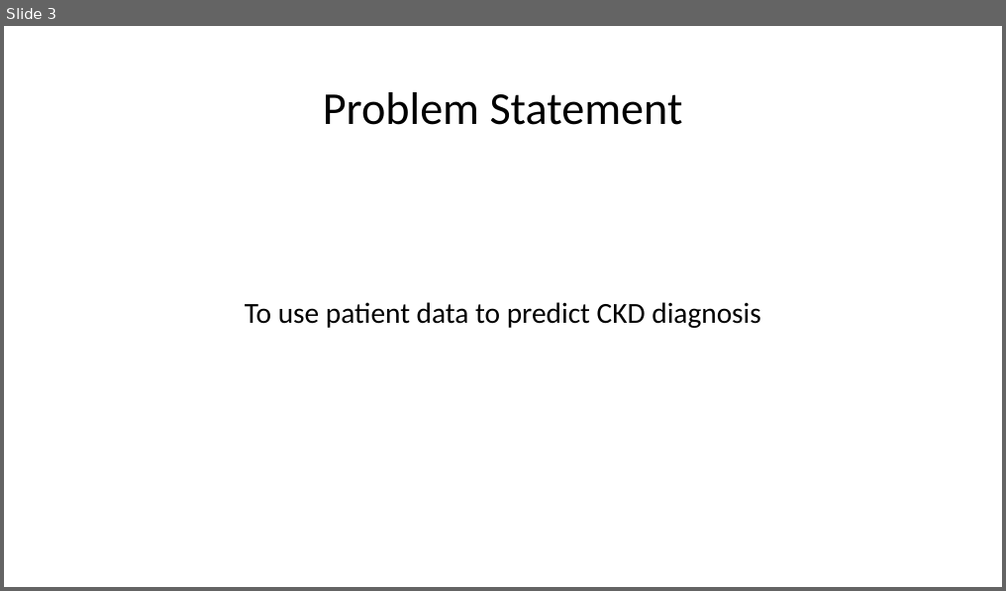
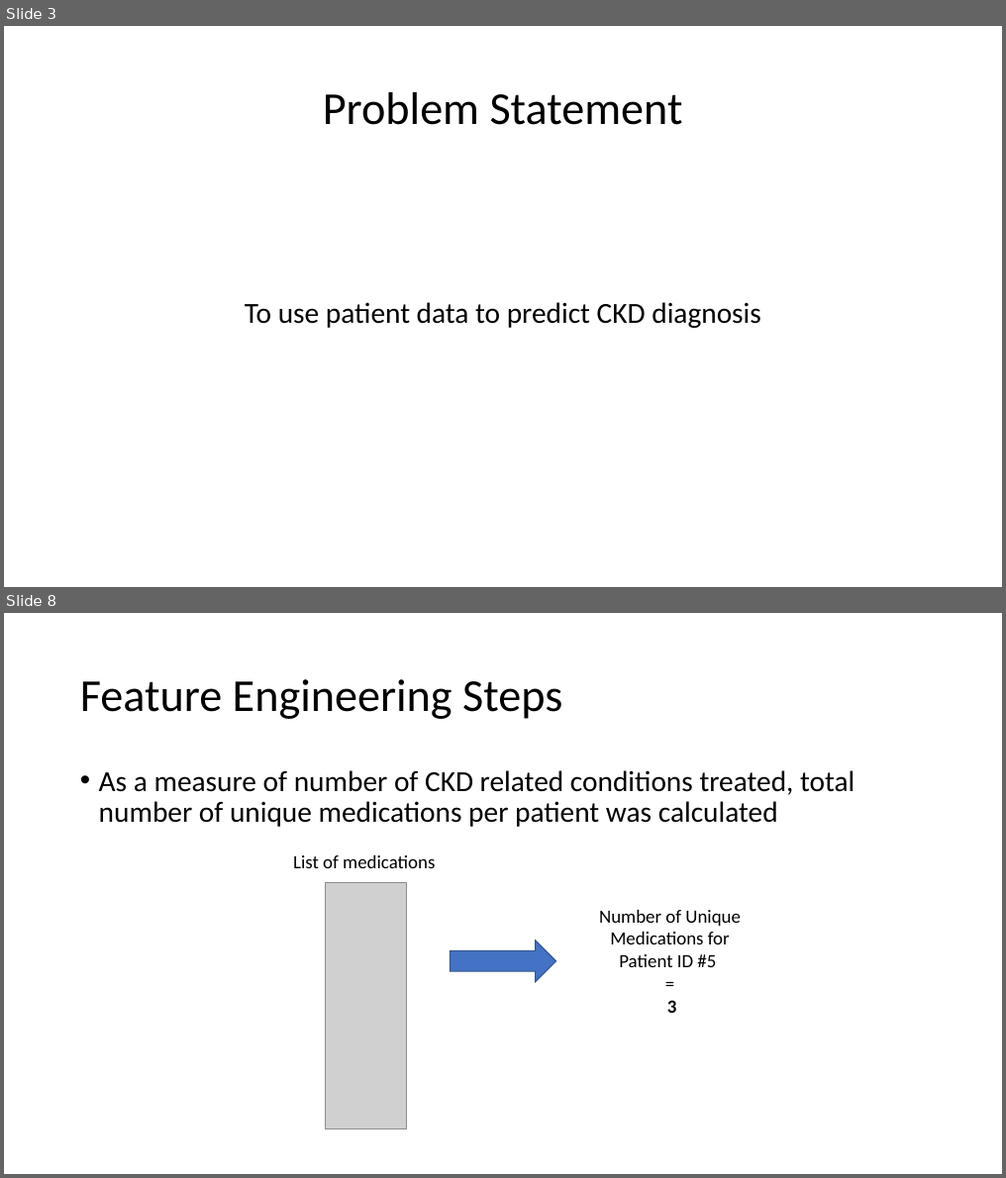
Before and after one commit to choikwun/ckd_assignment, a slide deck: ckd_presentation.pptx. Shown one above the other, each under a label of ours: slide 3 before the commit, slides 3 and 8 after it; the slides between them are not shown. The pictures are 1006x591 and 1006x1178 pixels, drawn with LibreOffice and Linux fonts; fonts in the diff are those of the drawing; grey boxes stand for pictures. Boxes give left, top, right and bottom in pixels: in the first picture for what was removed or moved away, otherwise in the second. Text is boxed around its words. In the diff, an @@ line names an element or a change of style, - is before the commit and + after.

```diff
--- a/ckd_presentation.pptx
+++ b/ckd_presentation.pptx
@@ slide 8 added at (4, 613, 1002, 1174), background #FFFFFF @@
@@ title added at (80, 679, 562, 719), 44 pt, text #000000 @@
+Feature Engineering Steps
@@ text added at (99, 770, 854, 827), 28 pt, text #000000 @@
+• As a measure of number of CKD related conditions treated, total number of unique medications per patient was calculated
@@ text added at (293, 856, 435, 868), 18 pt, text #000000 @@
+List of medications
@@ picture added at (325, 882, 407, 1130) @@
@@ text added at (599, 910, 741, 1013), 18 pt, text #000000 @@
+Number of Unique Medications for Patient ID #5
+=
+3
@@ right arrow added at (450, 941, 556, 982), fill #4472C4, outline #325491 1 pt @@
```
Also in this commit, not shown: 2 slides changed, 5 other slides added, 1 other file.
